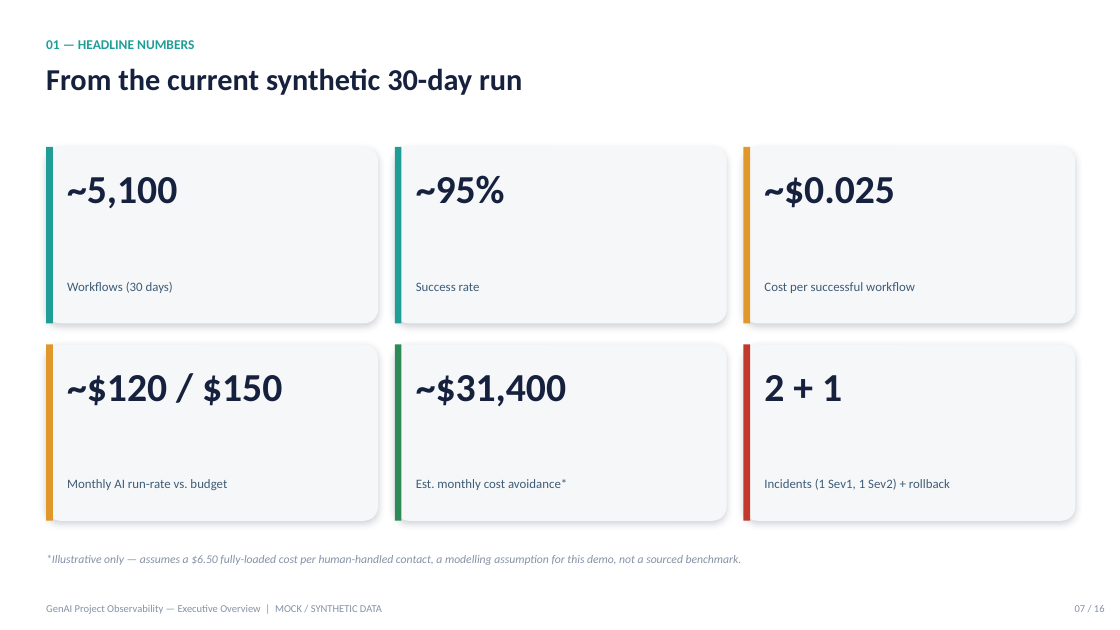
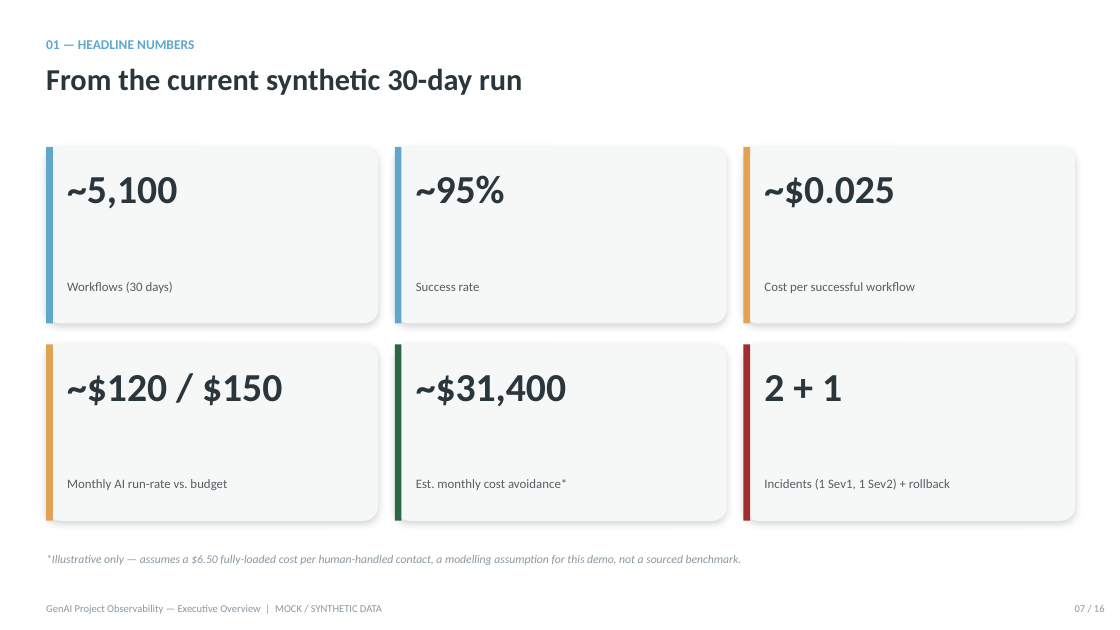
Before and after one commit to getamazednow/genai-observability-demo, a slide deck: slide 7 of training/slides/GenAI-Observability-Exec-Overview.pptx. Drawn at 1120x630 pixels with LibreOffice and Linux fonts; fonts in the diff are those of the drawing. Boxes give left, top, right and bottom in pixels: in the first picture for what was removed or moved away, otherwise in the second. Text is boxed around its words. In the diff, an @@ line names an element or a change of style, - is before the commit and + after.

Commit message:
Rebrand training artefacts with Getamazednow AI Design System v1.0
- Both decks: navy/teal palette remapped to Ink/Signal/Stone brand tokens,
  Poppins headings, brand badge on title slides (layouts, masters, theme incl.)
- Training guide: heading/title colors to Ink + Signal-deep, theme fonts
  to Poppins (headings) / Inter (body); content untouched

```diff
--- a/training/slides/GenAI-Observability-Exec-Overview.pptx
+++ b/training/slides/GenAI-Observability-Exec-Overview.pptx
@@ text "01 — HEADLINE NUMBERS" at (46, 40, 194, 49): text colour #1F9E97 to #5FA8CC @@
@@ rectangle at (46, 147, 53, 323): fill #1F9E97 to #5FA8CC @@
@@ rectangle at (395, 147, 402, 323): fill #1F9E97 to #5FA8CC @@
@@ rectangle at (744, 147, 750, 323): fill #E0982A to #E3A253 @@
@@ rectangle at (46, 344, 53, 521): fill #E0982A to #E3A253 @@
@@ rectangle at (395, 344, 402, 521): fill #2E8B57 to #2C6644 @@
@@ fill #F6F7F9 to #F6F7F7 in 6 elements at (46, 147, 378, 323), (395, 147, 727, 323), (744, 147, 1075, 323), (46, 344, 378, 521), (395, 344, 727, 521), (744, 344, 1075, 521) @@
@@ rectangle at (744, 344, 750, 521): fill #C0392B to #A02E2E @@
@@ text colour #16213E to #2A363B in 7 elements at (46, 68, 522, 95), (67, 177, 177, 208), (416, 175, 505, 204), (764, 177, 895, 208), (67, 375, 282, 406), (416, 375, 566, 406), (764, 375, 842, 401) @@
@@ text colour #3E5C76 to #545E63 in 6 elements at (67, 282, 173, 293), (416, 282, 480, 291), (764, 282, 915, 293), (67, 479, 227, 490), (416, 479, 567, 490), (764, 479, 950, 490) @@
```
Also in this commit, not shown: 15 other slides changed, 2 other files.
